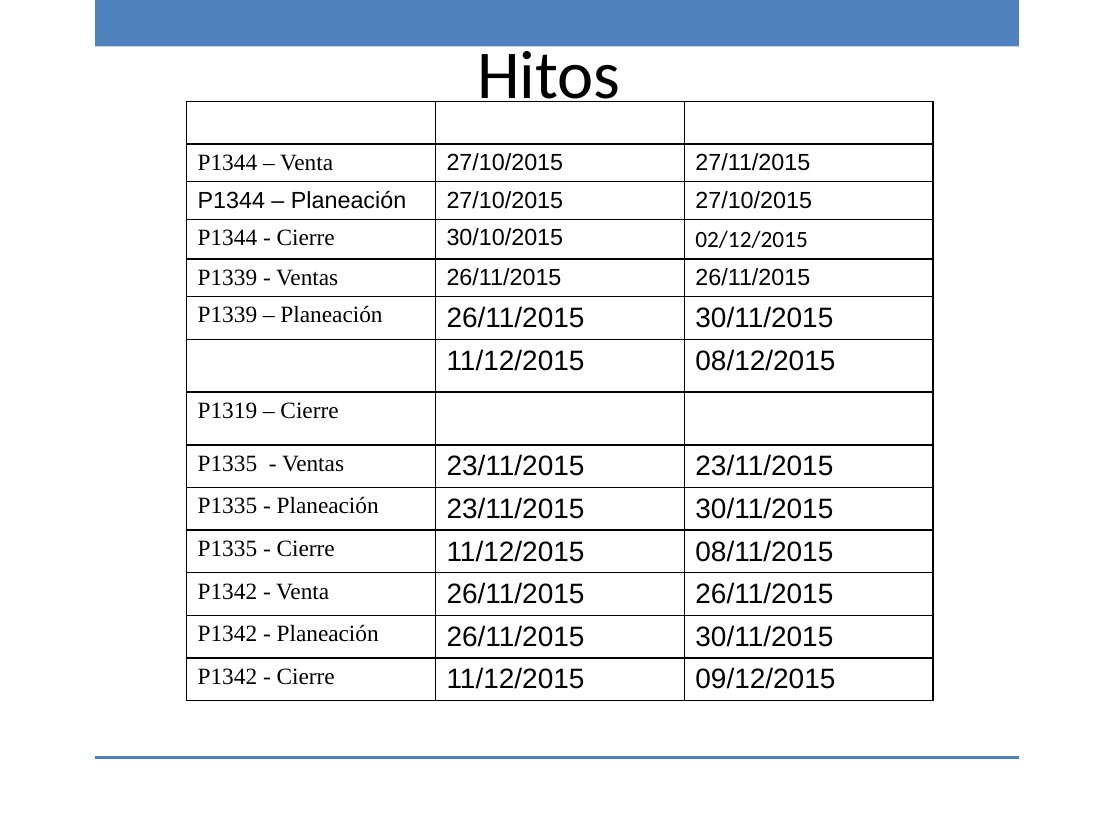
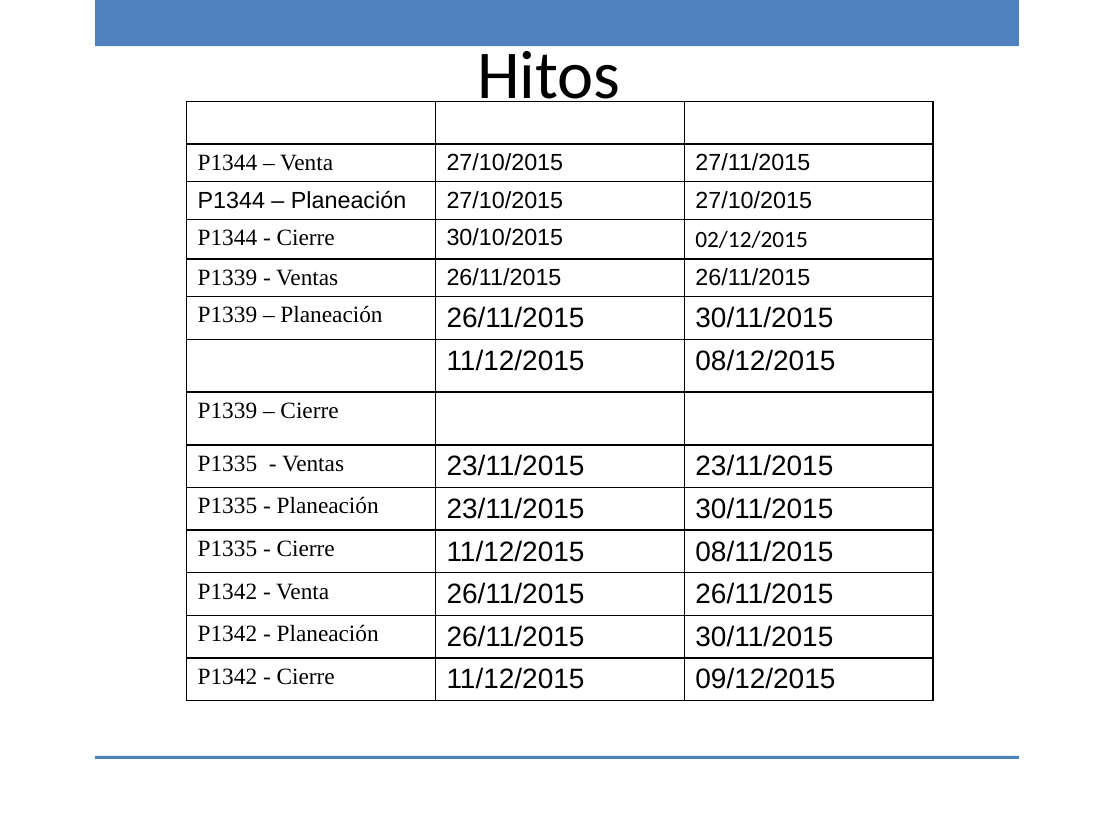
Before and after one commit to ricardo-novelasos/SOSQTP, a slide deck: slide 2 of Proyectos/2015/Métricas y monitoreo/Reporte_monitoreo_151214.pptx. Drawn at 1120x840 pixels with LibreOffice and Linux fonts; fonts in the diff are those of the drawing; background and template pictures are left out. Boxes give left, top, right and bottom in pixels: in the first picture for what was removed or moved away, otherwise in the second. Text is boxed around its words. In the diff, an @@ line names an element or a change of style, - is before the commit and + after.

```diff
--- a/Proyectos/2015/Métricas y monitoreo/Reporte_monitoreo_151214.pptx
+++ b/Proyectos/2015/Métricas y monitoreo/Reporte_monitoreo_151214.pptx
@@ table at (x1=186, y1=102, x2=932, y2=700) @@
-row 8, column 1: P1319 – Cierre
+row 8, column 1: P1339 – Cierre
```
Also in this commit, not shown: 7 other slides changed.
